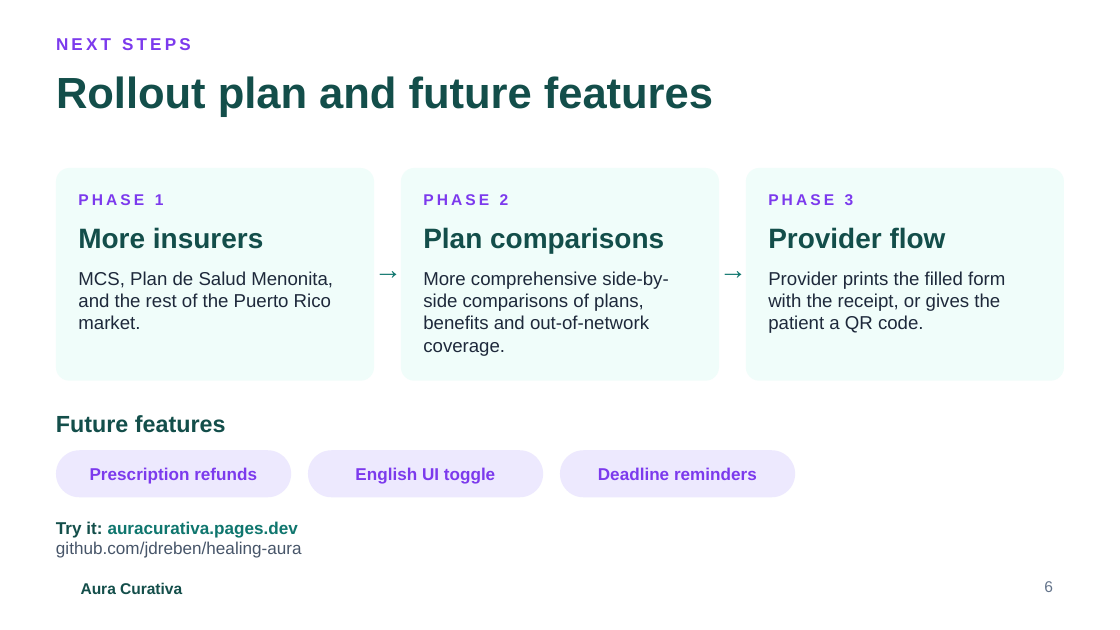
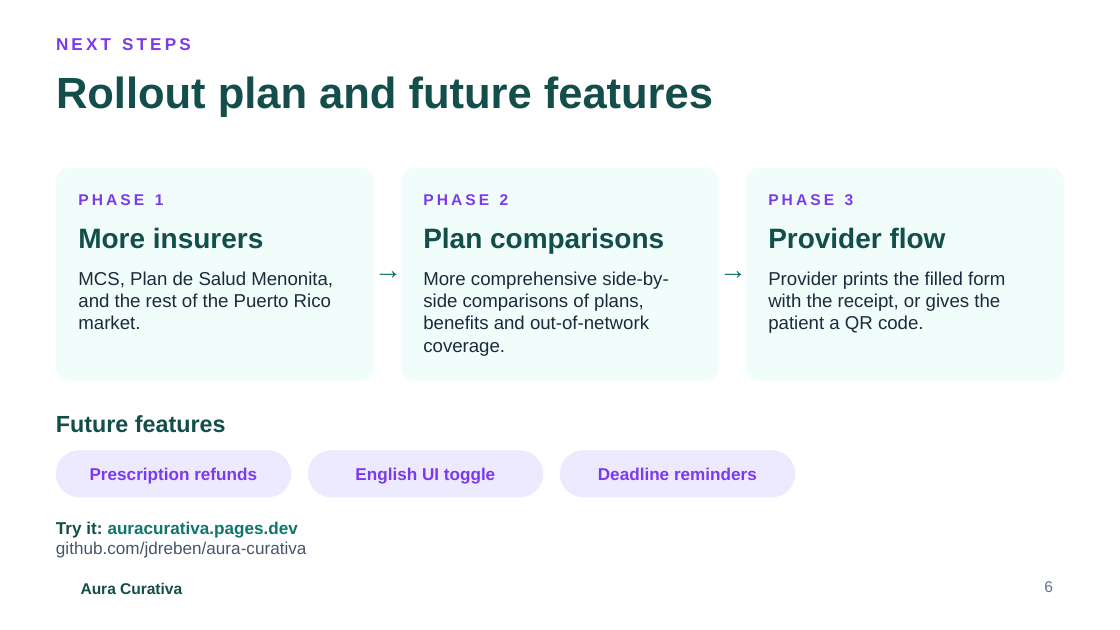
Before and after one commit to jdreben/aura-curativa, a slide deck: slide 6 of docs/slides/aura-curativa-deck.pptx. Drawn at 1120x630 pixels with LibreOffice and Linux fonts; fonts in the diff are those of the drawing; background and template pictures are left out. Boxes give left, top, right and bottom in pixels: in the first picture for what was removed or moved away, otherwise in the second. Text is boxed around its words. In the diff, an @@ line names an element or a change of style, - is before the commit and + after.

```diff
--- a/docs/slides/aura-curativa-deck.pptx
+++ b/docs/slides/aura-curativa-deck.pptx
@@ text at bbox=[56, 541, 306, 558]: text changed @@
-github.com/jdreben/healing-aura
+github.com/jdreben/aura-curativa
```
Also in this commit, not shown: 2 other files.
